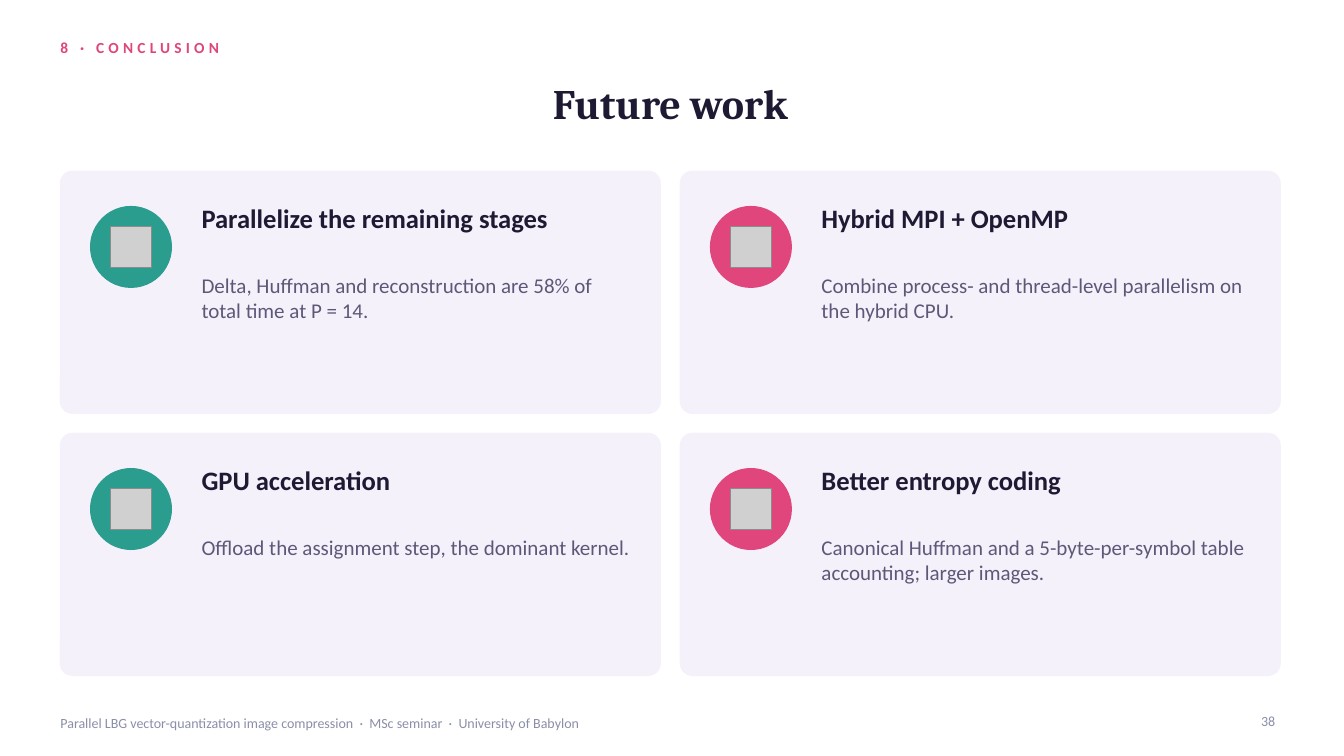
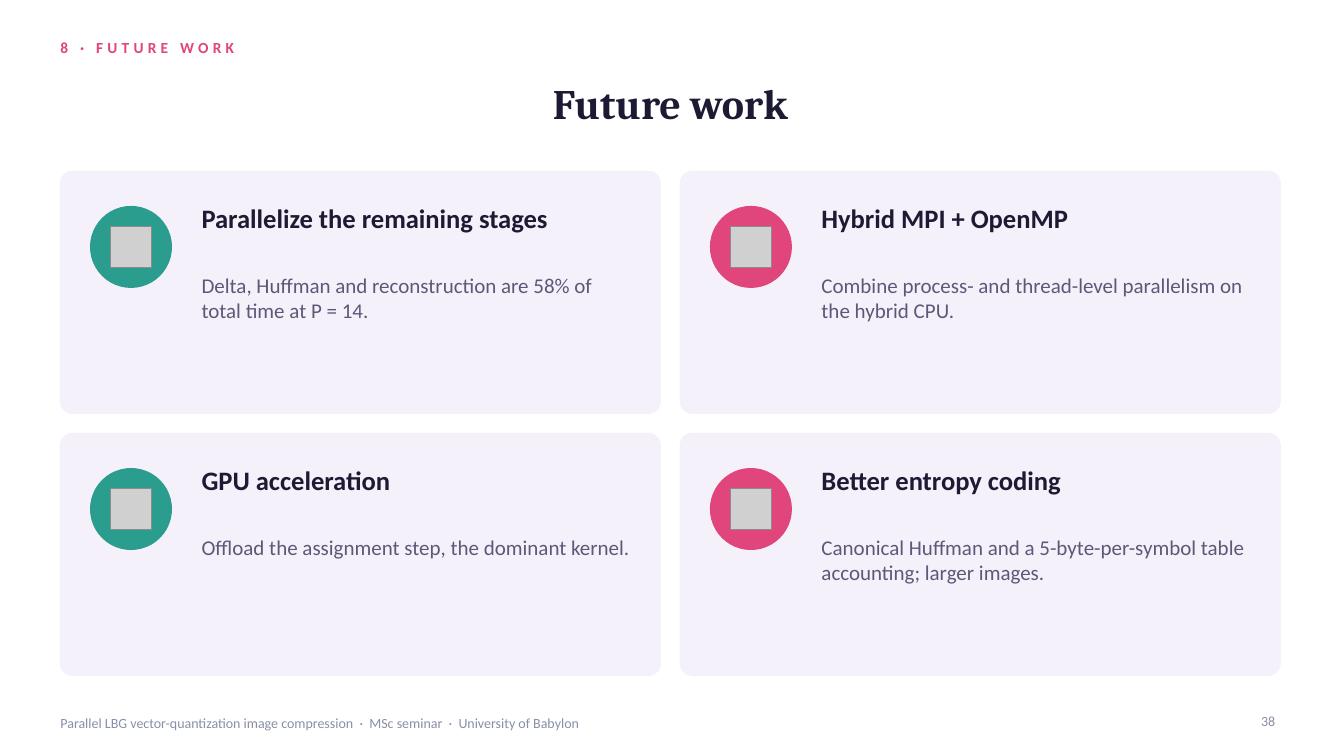
Before and after one commit to ibtihal-cpu/mihk, a slide deck: slide 38 of results/seminar/Seminar_Ibtihal_v2.pptx. Drawn at 1344x756 pixels with LibreOffice and Linux fonts; fonts in the diff are those of the drawing; grey boxes stand for pictures. Boxes give left, top, right and bottom in pixels: in the first picture for what was removed or moved away, otherwise in the second. Text is boxed around its words. In the diff, an @@ line names an element or a change of style, - is before the commit and + after.

```diff
--- a/results/seminar/Seminar_Ibtihal_v2.pptx
+++ b/results/seminar/Seminar_Ibtihal_v2.pptx
@@ text at [60,42,234,53]: text changed @@
-8 · CONCLUSION
+8 · FUTURE WORK
```
Also in this commit, not shown: 34 other slides changed, 3 other files.
